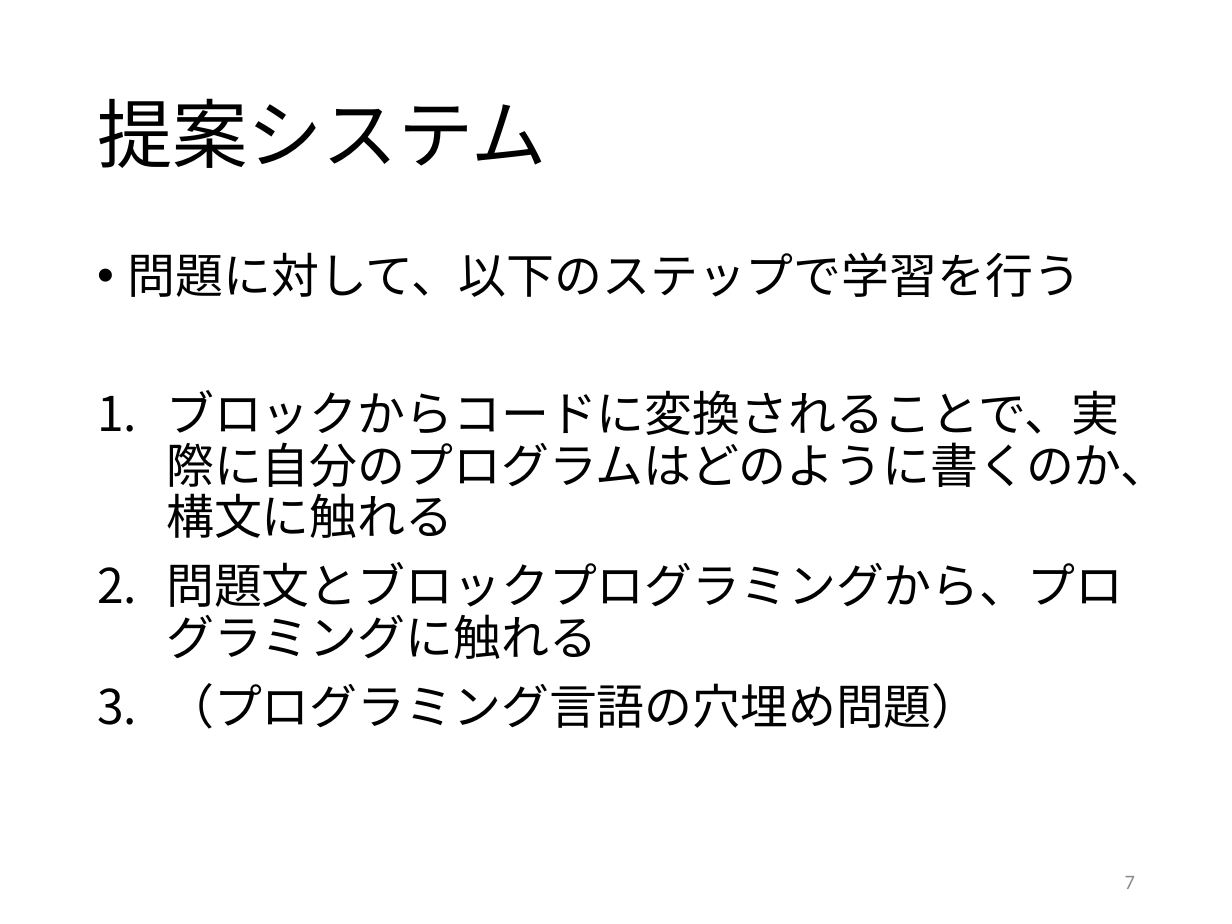
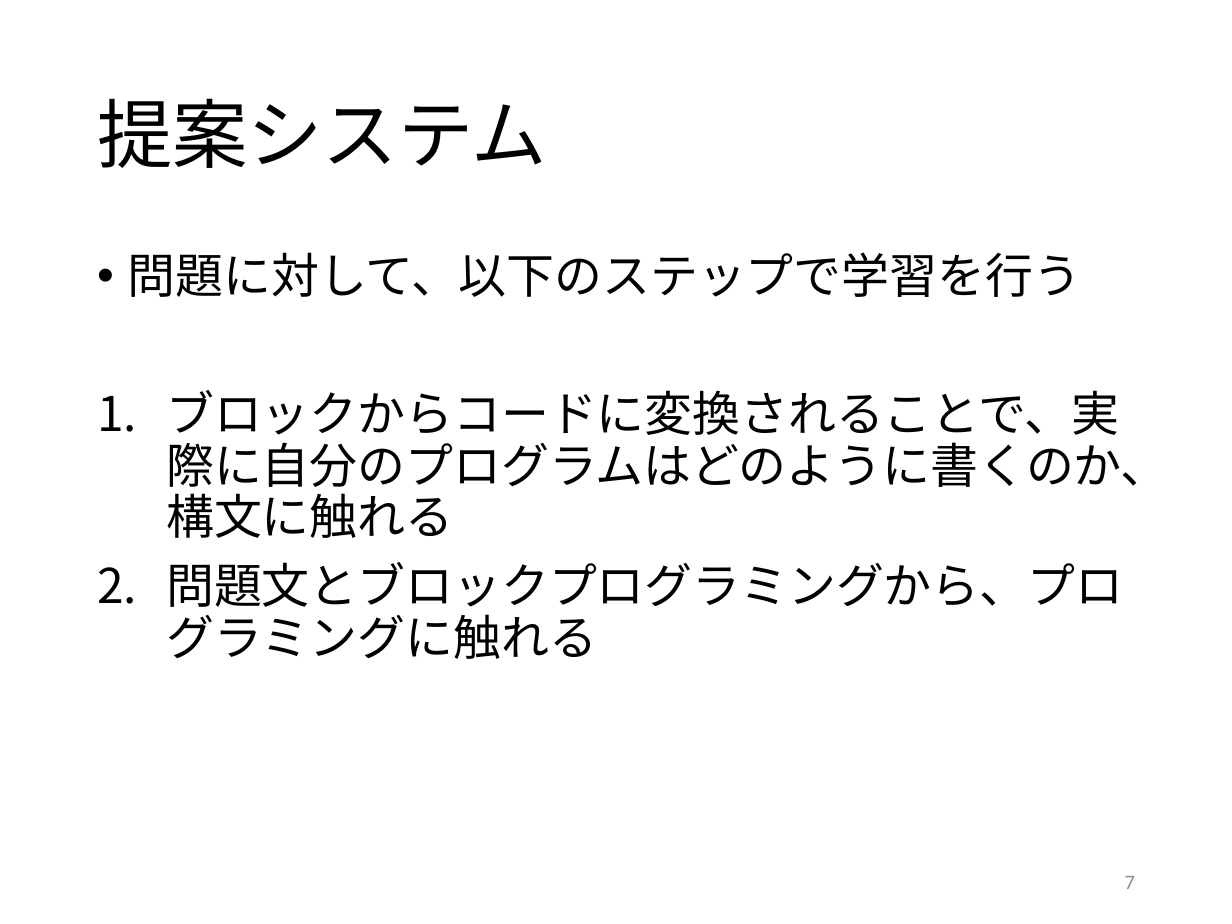
Before and after one commit to kait-takanolab/1821121-shimaoka-thesis, a slide deck: slide 7 of 1821121_shimaoka_sotsuken.pptx. Drawn at 1232x924 pixels with LibreOffice and Linux fonts; fonts in the diff are those of the drawing. Boxes give left, top, right and bottom in pixels: in the first picture for what was removed or moved away, otherwise in the second. Text is boxed around its words. In the diff, an @@ line names an element or a change of style, - is before the commit and + after.

```diff
--- a/1821121_shimaoka_sotsuken.pptx
+++ b/1821121_shimaoka_sotsuken.pptx
@@ text at (166,683,979,729): paragraph removed @@
-3. （プログラミング言語の穴埋め問題）
```
Also in this commit, not shown: 1 other slide changed, 9 slides added.
